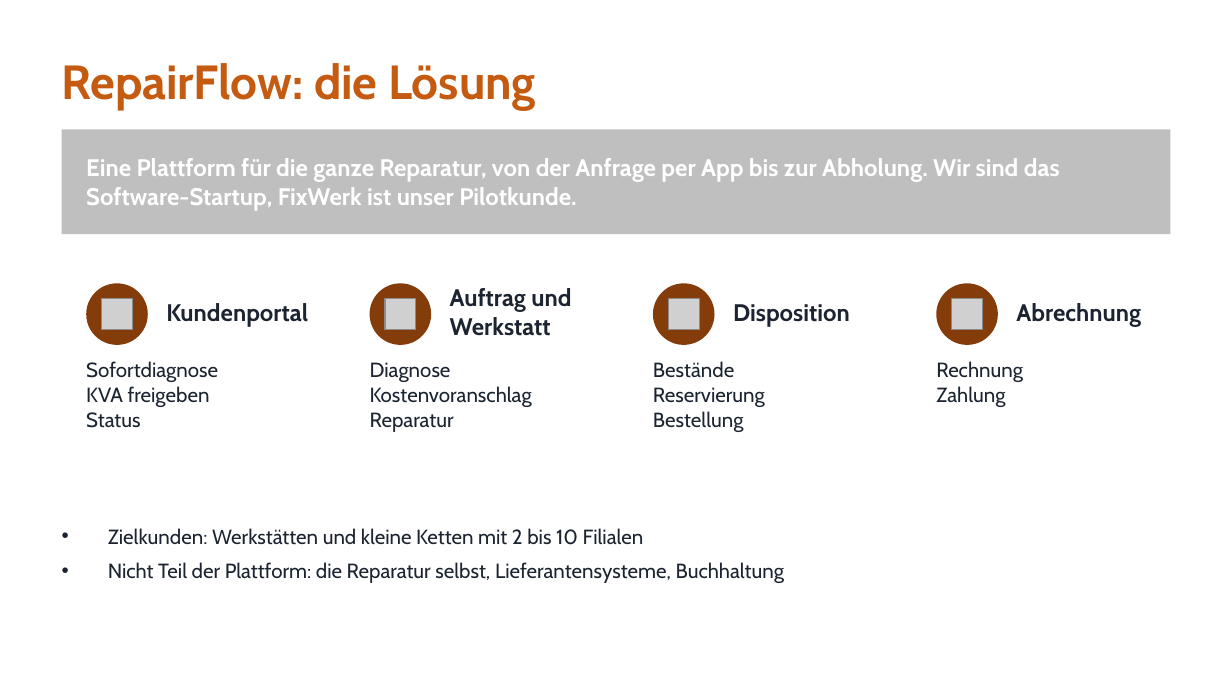
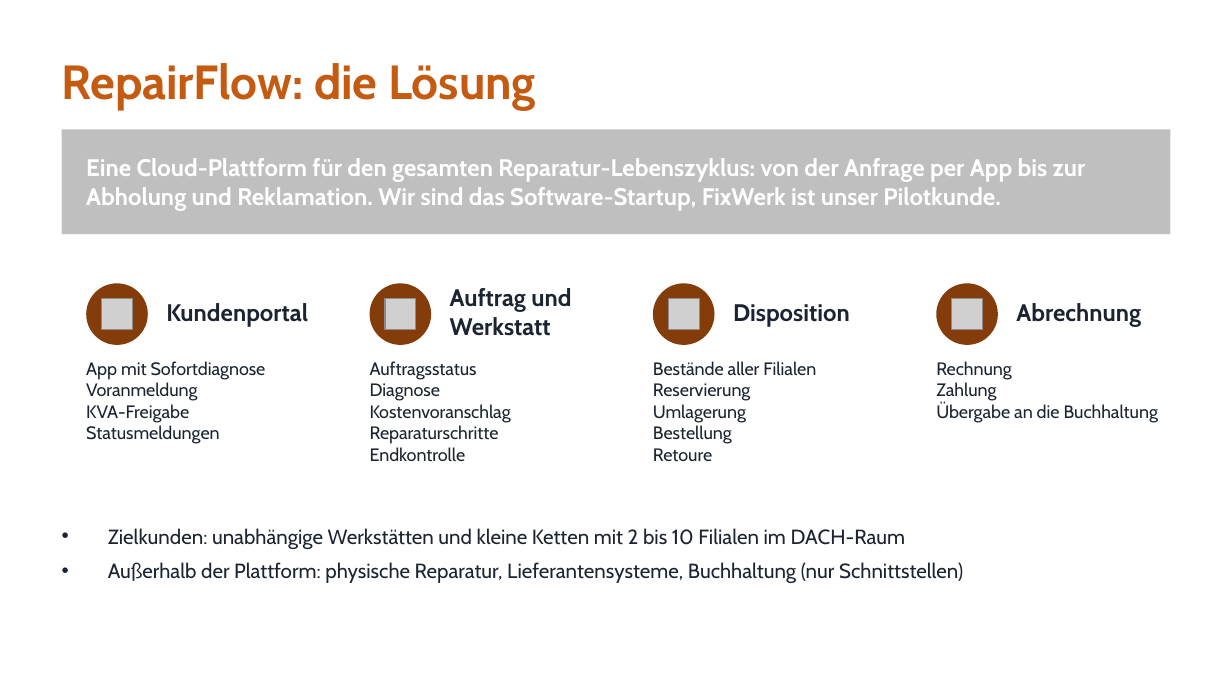
Before and after one commit to jakobschwan123-cmd/casestudy-semester-3, a slide deck: slide 4 of 4_praesentation/Abschlusspraesentation.pptx. Drawn at 1232x693 pixels with LibreOffice and Linux fonts; fonts in the diff are those of the drawing; grey boxes stand for pictures. Boxes give left, top, right and bottom in pixels: in the first picture for what was removed or moved away, otherwise in the second. Text is boxed around its words. In the diff, an @@ line names an element or a change of style, - is before the commit and + after.

```diff
--- a/4_praesentation/Abschlusspraesentation.pptx
+++ b/4_praesentation/Abschlusspraesentation.pptx
@@ text at box(86, 158, 1086, 211): text changed @@
-Eine Plattform für die ganze Reparatur, von der Anfrage per App bis zur Abholung. Wir sind das Software-Startup, FixWerk ist unser Pilotkunde.
+Eine Cloud-Plattform für den gesamten Reparatur-Lebenszyklus: von der Anfrage per App bis zur Abholung und Reklamation. Wir sind das Software-Startup, FixWerk ist unser Pilotkunde.
@@ text at box(86, 361, 266, 444): text changed; size 12 to 10.5 pt @@
-Sofortdiagnose
-KVA freigeben
-Status
+App mit Sofortdiagnose
+Voranmeldung
+KVA-Freigabe
+Statusmeldungen
@@ text at box(370, 361, 477, 380): paragraph added @@
+Auftragsstatus
@@ text at box(370, 383, 511, 423): size 12 to 10.5 pt in "Diagnose", "Kostenvoranschlag" @@
@@ text at box(653, 361, 816, 376): text changed; size 12 to 10.5 pt @@
-Bestände
+Bestände aller Filialen
@@ text at box(653, 383, 750, 444): size 12 to 10.5 pt in "Reservierung", "Bestellung" @@
@@ text at box(936, 361, 1012, 401): size 12 to 10.5 pt in "Rechnung", "Zahlung" @@
@@ text at box(653, 404, 746, 423): paragraph added @@
+Umlagerung
@@ text at box(936, 403, 1158, 423): paragraph added @@
+Übergabe an die Buchhaltung
@@ text at box(370, 425, 499, 461): text changed; size 12 to 10.5 pt @@
-Reparatur
+Reparaturschritte
+Endkontrolle
@@ text at box(653, 448, 712, 461): paragraph added @@
+Retoure
@@ text at box(108, 528, 963, 583): text changed @@
-• Zielkunden: Werkstätten und kleine Ketten mit 2 bis 10 Filialen
-• Nicht Teil der Plattform: die Reparatur selbst, Lieferantensysteme, Buchhaltung
+• Zielkunden: unabhängige Werkstätten und kleine Ketten mit 2 bis 10 Filialen im DACH-Raum
+• Außerhalb der Plattform: physische Reparatur, Lieferantensysteme, Buchhaltung (nur Schnittstellen)
```
Also in this commit, not shown: 9 other slides changed.
